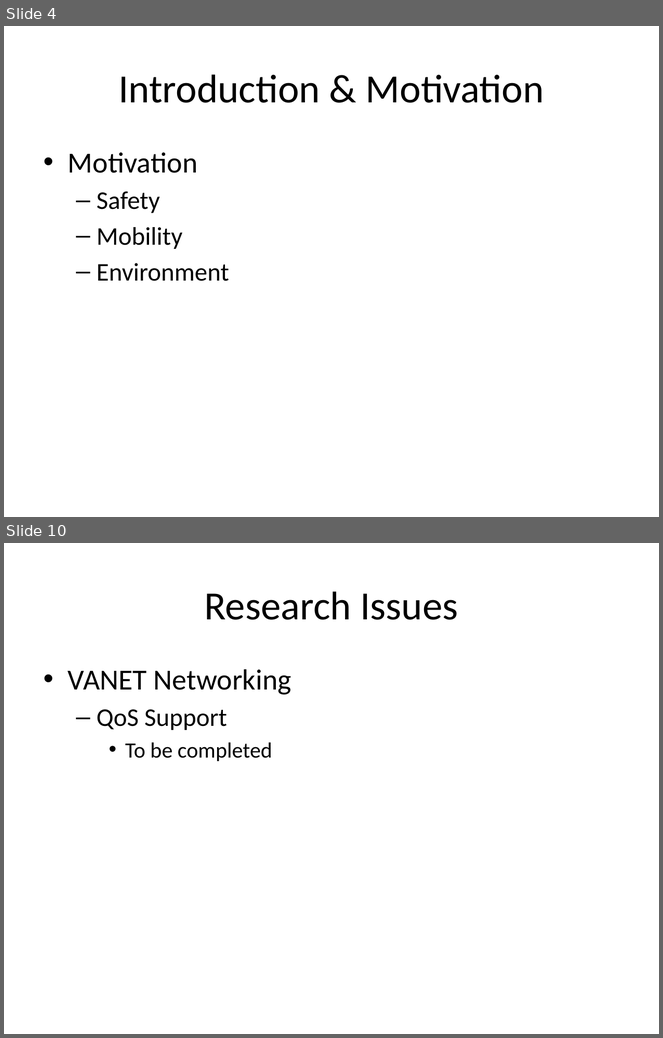
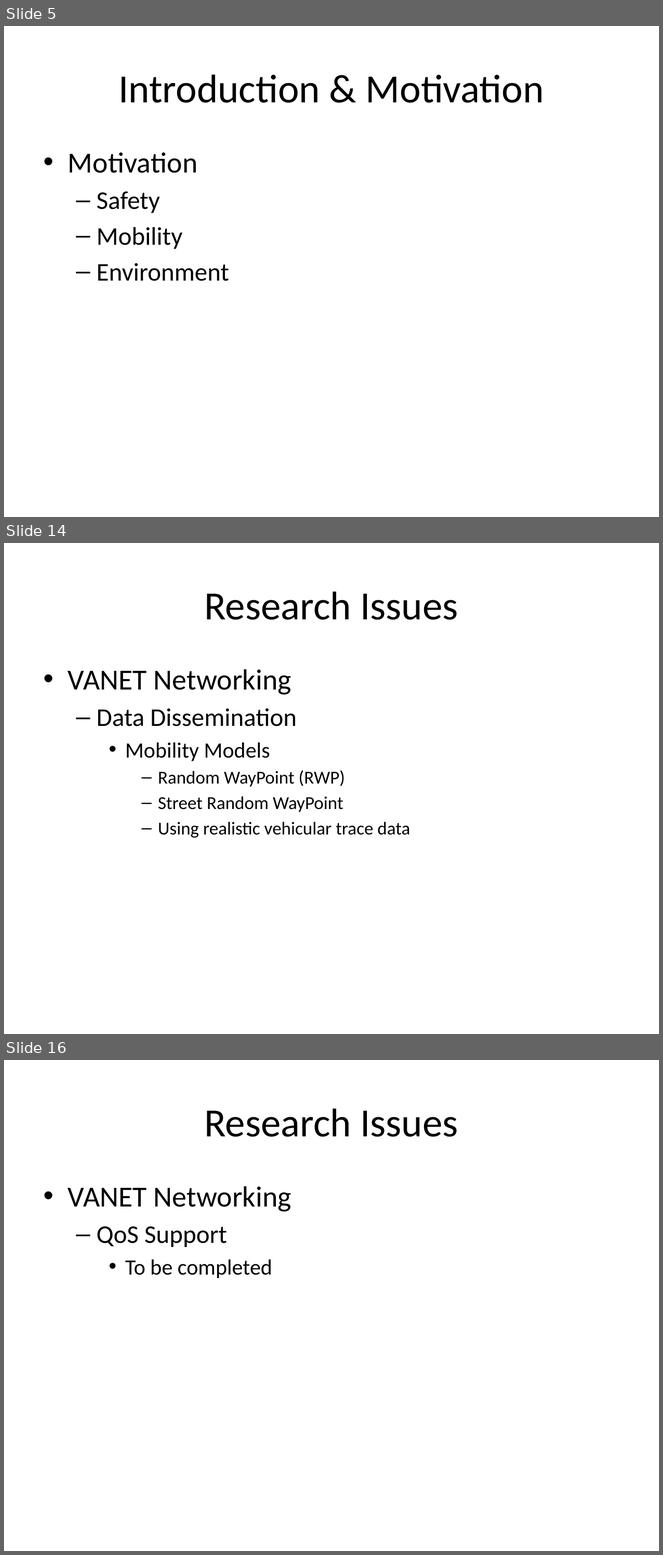
Before and after one commit to zhuangdizhu/huawei_internship, a slide deck: V2V/V2VReview.pptx. Shown one above the other, each under a label of ours: slides 4 and 10 before the commit, slides 5, 14 and 16 after it; the slides between them are not shown. The pictures are 663x1038 and 663x1555 pixels, drawn with LibreOffice and Linux fonts; fonts in the diff are those of the drawing. Boxes give left, top, right and bottom in pixels: in the first picture for what was removed or moved away, otherwise in the second. Text is boxed around its words. In the diff, an @@ line names an element or a change of style, - is before the commit and + after.

```diff
--- a/V2V/V2VReview.pptx
+++ b/V2V/V2VReview.pptx
@@ slide 14 added at (4, 543, 659, 1034), background #FFFFFF @@
@@ title added at (204, 591, 458, 620), 44 pt, text #000000 @@
+Research Issues
@@ text added at (68, 669, 410, 838), 20 pt, text #000000 @@
+• VANET Networking
+  – Data Dissemination
+    • Mobility Models
+      – Random WayPoint (RWP)
+      – Street Random WayPoint
+      – Using realistic vehicular trace data
@@ what was slide 4 is now slide 5 @@
@@ what was slide 10 is now slide 16 @@
```
Also in this commit, not shown: 10 slides changed, 7 other slides added, 1 slide removed, 11 other files.
